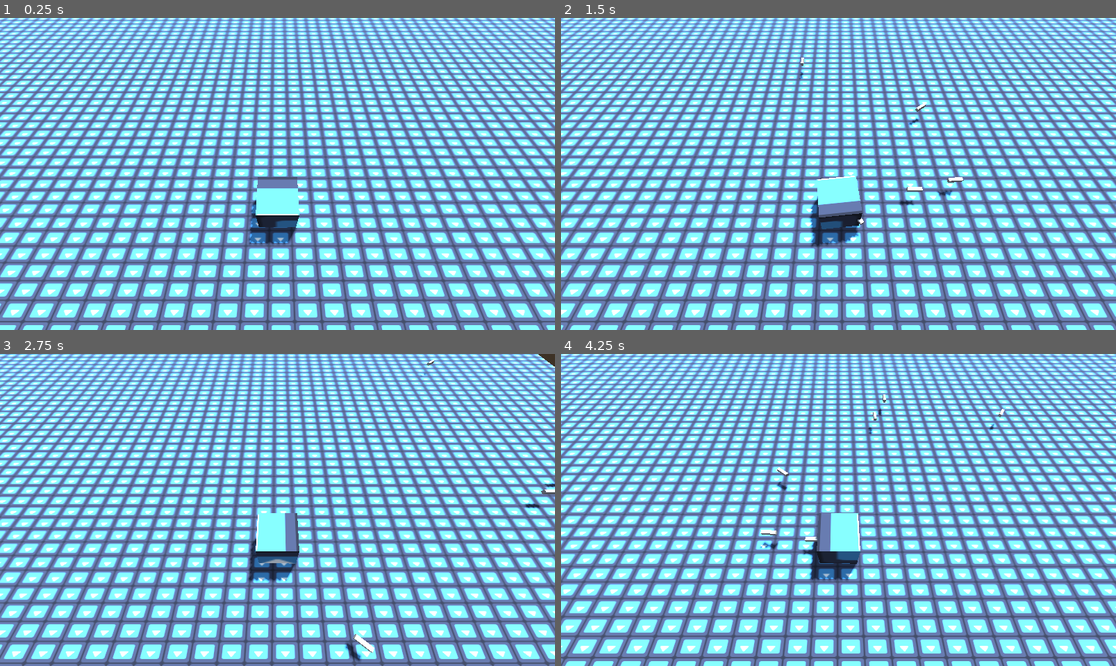
Above: before the commit, frames 1-4 (two rows, left to right).
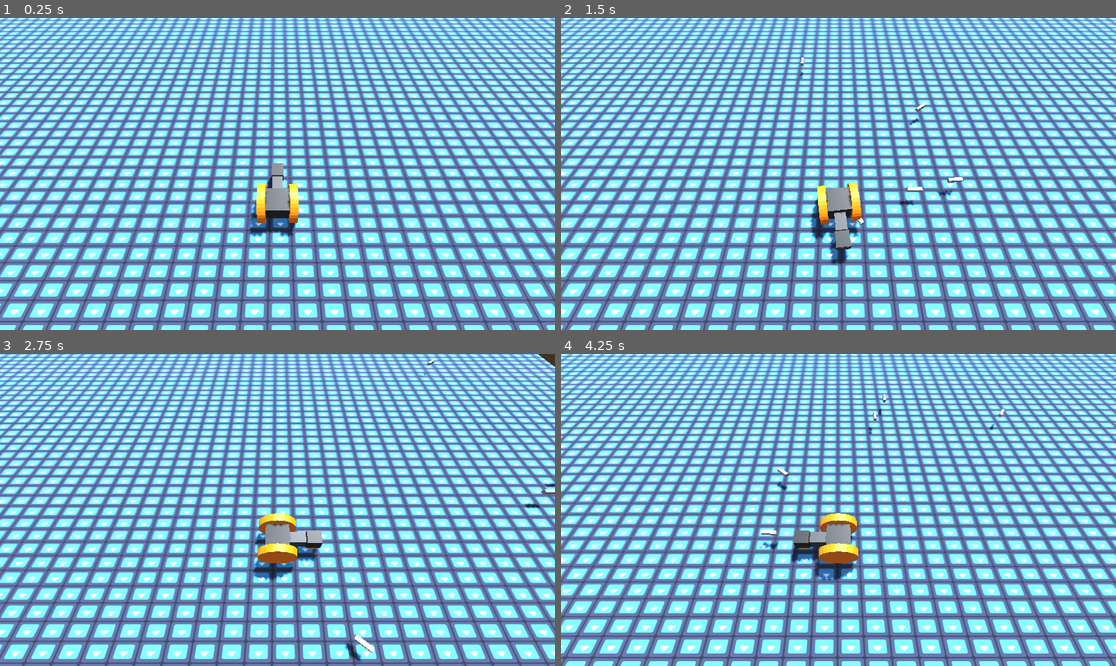
Above: after the commit, the same moments.

Repository: Username4D/Frameclash
Game: Godot game, scene res://scenes/arena_scene.tscn
The game is run twice, just before and just after one commit, with the same random seed, the same clock (stepped at 60 frames per second) and the same inputs. The project has no main scene, so this scene is started directly. The engine's default icon, where the game draws it, is replaced by a stand-in: a white triangle on a blue panel in a dark square.
Inputs:
- Up to frame 1 (0.25 s): no input
- Up to frame 2 (1.5 s): tap Enter (ui_accept) at 0.5, 0.6, 0.77, 1.07, 1.35 s; hold Right (ui_right) 0.53-1.28 s; hold Down (ui_down) from 1.28 s (still down)
- Up to frame 3 (2.75 s): tap Enter (ui_accept) at 1.52, 1.82, 2.1 s; release Down (ui_down) at 2.03 s; hold Right (ui_right) from 2.03 s (still down)
- Up to frame 4 (4.25 s): release Right (ui_right) at 2.78 s; hold Up (ui_up) 2.78-3.53 s; tap Enter (ui_accept) at 2.85, 3.02, 3.32, 3.6, 3.77, 4.07 s; hold Left (ui_left) from 3.53 s (still down)

The runs differ from the first frame. In frame 1, 1.5% of the frame differs, in the area x 44-54%, y 46-73%; in frame 2, 1.6%; in frame 3, 1.7%, in the area x 44-59%, y 51-74%; in frame 4, 1.7%.

Commit message:
implemented models

Diff:
--- a/scenes/enemy.tscn
+++ b/scenes/enemy.tscn
@@ -1,18 +1,17 @@
 [gd_scene load_steps=4 format=3 uid="uid://bm0lcqjq0augx"]
 
 [ext_resource type="Script" uid="uid://bjrfttjtgja7r" path="res://scripts/enemy.gd" id="1_7p1mj"]
+[ext_resource type="PackedScene" uid="uid://dlxvqnp825tmk" path="res://assets/roller.glb" id="2_md0e3"]
 
 [sub_resource type="BoxShape3D" id="BoxShape3D_8tegq"]
 
-[sub_resource type="BoxMesh" id="BoxMesh_7p1mj"]
-
 [node name="enemy" type="CharacterBody3D"]
-script = ExtResource("1_7p1mj")
 
 [node name="CollisionShape3D" type="CollisionShape3D" parent="."]
 shape = SubResource("BoxShape3D_8tegq")
 
-[node name="MeshInstance3D" type="MeshInstance3D" parent="."]
-mesh = SubResource("BoxMesh_7p1mj")
+[node name="NavigationAgent3D" type="NavigationAgent3D" parent="."]
+script = ExtResource("1_7p1mj")
 
-[node name="NavigationAgent3D" type="NavigationAgent3D" parent="."]
+[node name="roller" parent="." instance=ExtResource("2_md0e3")]
+transform = Transform3D(-2.1855694e-08, 0, 0.5, 0, 0.5, 0, -0.5, 0, -2.1855694e-08, 0, 0, 0)
--- a/scenes/player.tscn
+++ b/scenes/player.tscn
@@ -1,13 +1,8 @@
-[gd_scene load_steps=7 format=3 uid="uid://dwnj7o6j5hhaf"]
+[gd_scene load_steps=5 format=3 uid="uid://dwnj7o6j5hhaf"]
 
 [ext_resource type="Script" uid="uid://2jj281qokec6" path="res://scripts/player.gd" id="1_3vyb7"]
 [ext_resource type="PackedScene" uid="uid://s25bbc20wy75" path="res://scenes/bullet.tscn" id="2_g2els"]
-[ext_resource type="Texture2D" uid="uid://byoim7vom3x8w" path="res://icon.svg" id="3_qhqgy"]
-
-[sub_resource type="BoxMesh" id="BoxMesh_u8vuu"]
-
-[sub_resource type="StandardMaterial3D" id="StandardMaterial3D_dqkch"]
-albedo_texture = ExtResource("3_qhqgy")
+[ext_resource type="PackedScene" uid="uid://dnt8jx63id2k1" path="res://assets/player.glb" id="3_qhqgy"]
 
 [sub_resource type="BoxShape3D" id="BoxShape3D_3vyb7"]
 
@@ -15,12 +10,11 @@
 script = ExtResource("1_3vyb7")
 bullet = ExtResource("2_g2els")
 
-[node name="MeshInstance3D" type="MeshInstance3D" parent="."]
-mesh = SubResource("BoxMesh_u8vuu")
-surface_material_override/0 = SubResource("StandardMaterial3D_dqkch")
-
 [node name="CollisionShape3D" type="CollisionShape3D" parent="."]
 shape = SubResource("BoxShape3D_3vyb7")
 
 [node name="Camera3D" type="Camera3D" parent="."]
 transform = Transform3D(1, 0, 0, 0, 0.49999997, 0.86602545, 0, -0.86602545, 0.49999997, 0, 5, 2)
+
+[node name="MeshInstance3D" parent="." instance=ExtResource("3_qhqgy")]
+transform = Transform3D(-2.1855694e-08, 0, 0.5, 0, 0.5, 0, -0.5, 0, -2.1855694e-08, 0, 0, 0)
--- a/scripts/enemy.gd
+++ b/scripts/enemy.gd
@@ -1,35 +1,35 @@
-extends CharacterBody3D
+extends NavigationAgent3D
 
 @export var movement_speed: float = 0.75
-@onready var navigation_agent: NavigationAgent3D = get_node("NavigationAgent3D")
+
 
 func _ready() -> void:
-	navigation_agent.velocity_computed.connect(Callable(_on_velocity_computed))
+	self.velocity_computed.connect(Callable(_on_velocity_computed))
 	update_position()
 
 func set_movement_target(movement_target: Vector3):
-	navigation_agent.set_target_position(movement_target)
+	self.set_target_position(movement_target)
 
 func _physics_process(delta):
 	# Do not query when the map has never synchronized and is empty.
-	if NavigationServer3D.map_get_iteration_id(navigation_agent.get_navigation_map()) == 0:
+	if NavigationServer3D.map_get_iteration_id(self.get_navigation_map()) == 0:
 		return
-	if navigation_agent.is_navigation_finished():
+	if self.is_navigation_finished():
 		return
 
-	var next_path_position: Vector3 = navigation_agent.get_next_path_position()
-	var new_velocity: Vector3 = global_position.direction_to(next_path_position) * movement_speed
-	if navigation_agent.avoidance_enabled:
-		navigation_agent.set_velocity(new_velocity)
+	var next_path_position: Vector3 = self.get_next_path_position()
+	var new_velocity: Vector3 = self.get_parent().global_position.direction_to(next_path_position) * movement_speed
+	if self.avoidance_enabled:
+		self.set_velocity(new_velocity)
 	else:
 		_on_velocity_computed(new_velocity)
 
 func _on_velocity_computed(safe_velocity: Vector3):
-	velocity = safe_velocity
-	move_and_slide()
+	self.get_parent().velocity = safe_velocity
+	self.get_parent().move_and_slide()
 
 func update_position():
-	if self.get_parent().get_parent().get_node("player"):
-		set_movement_target(self.get_parent().get_parent().get_node("player").global_position)
-		print(self.get_parent().get_parent().get_node("player").global_position)
+	if self.get_parent().get_parent().get_parent().get_node("player"):
+		set_movement_target(self.get_parent().get_parent().get_parent().get_node("player").global_position)
+
 	get_tree().create_timer(0.1).timeout.connect(update_position)
--- a/scripts/player.gd
+++ b/scripts/player.gd
@@ -9,7 +9,7 @@
 	ldirection = ldirection.move_toward(direction, 2 * delta)
 	velocity = Vector3(direction.x * speed * delta, velocity.y, direction.y * -1 * speed * delta)
 	if direction.length_squared() > 0:
-		var target_rotation = direction.angle() - 0.5 * PI
+		var target_rotation = direction.angle()# - 0.5 * PI
 		$MeshInstance3D.rotation.y = lerp_angle($MeshInstance3D.rotation.y, target_rotation, 0.2)
 	velocity.y -= 1 * delta
 	move_and_slide()
@@ -19,5 +19,5 @@
 		var nbullet = bullet.instantiate()
 		nbullet.position = self.position
 
-		nbullet.rotation = $MeshInstance3D.rotation  - Vector3(0,PI, 0)
+		nbullet.rotation = $MeshInstance3D.rotation  + Vector3(0,0.5 * PI, 0)
 		self.get_parent().add_child(nbullet)
